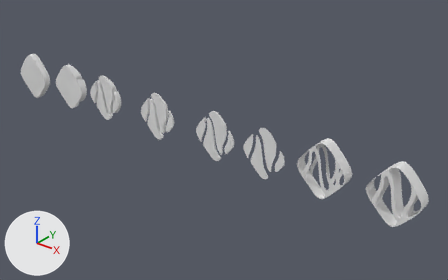
The Blender file wallpaper/soer_logo.blend: old version first, new version second.
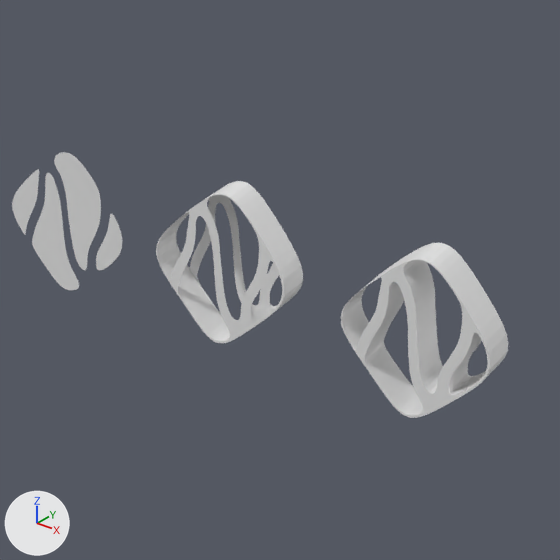
Each version is shown whole from a camera (50 mm lens) standing at (59.68, -39.71, 25.41) and looking at (25.7, 2.76, -0.92), then close up on the part from 53% to 100% of the width and 25% to 100% of the height. Arrows for +X, +Y and +Z are at lower left; the lights stay in place.

Before the edit, the objects in view are built like this:
```python
me_soer_logo_002 = bpy.data.meshes.new('soer_logo.002')
me_soer_logo_002.from_pydata(...)  # 504 vertices, 60 faces; spans x 35.34..39.93, y 0.65..1.82, z -2.0..3.18
me_soer_logo_003 = bpy.data.meshes.new('soer_logo.003')
me_soer_logo_003.from_pydata(...)  # 502 vertices, 262 faces; spans x 35.34..39.93, y 0.52..1.82, z -2.0..3.18
me_sphere_005 = bpy.data.meshes.new('Sphere.005')
me_sphere_005.from_pydata(...)  # 219 vertices, 4 faces, 1 loose edge; spans x 29.85..34.26, y 0.35..0.39, z -1.92..3.06
ob_soer_logo_002 = bpy.data.objects.new('soer_logo.002', me_soer_logo_002)
ob_soer_logo_002.location = (0.0, 0.0, 0.0)
ob_soer_logo_003 = bpy.data.objects.new('soer_logo.003', me_soer_logo_003)
ob_soer_logo_003.location = (6.52, 0.0, 0.0)
ob_sphere_005 = bpy.data.objects.new('Sphere.005', me_sphere_005)
ob_sphere_005.location = (0.0, 0.0, 0.0)
```
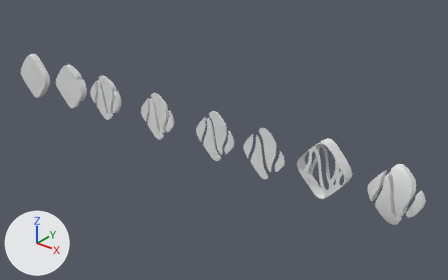
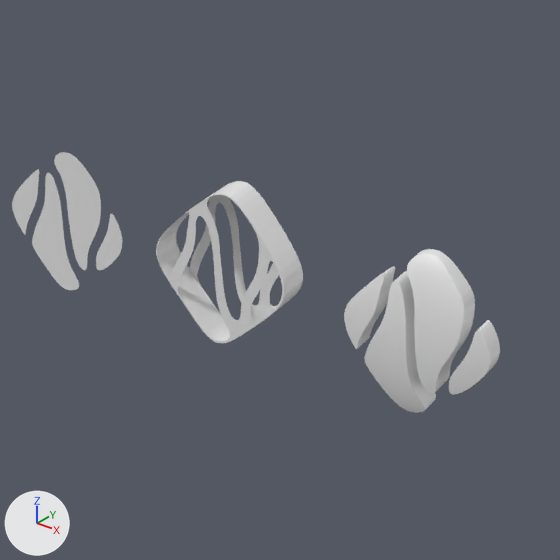
Commit message: chore: update logo

Boxes (x1, y1, x2, y2) around the edits, measured in the close-ups (560 x 560 px):
'Sphere', added: after (344, 249, 500, 413)
'soer_logo.003', hidden: before (341, 243, 508, 418)

What changed in the scene script:
```text
Change me_soer_logo_003:
    where me_soer_logo_003.from_pydata(...)  # 502 vertices, 262 faces; spans x 35.34..39.93, y 0.52..1.82, z -2.0..3.18
    used by ob_soer_logo_003; location = (6.52, 0.0, 0.0)
    me_soer_logo_003 part 1: the whole mesh is scaled about its middle by (1, 2.58, 1), then moved by (6.52, -1.73, 0.0)
Add me_sphere_007:
    me_sphere_007.from_pydata(...)  # 1045 vertices, 770 faces; spans x -2.22..2.26, y -0.58..0.44, z -2.48..2.57
Change ob_soer_logo_003:
    ob_soer_logo_003.location: (6.52, 0.0, 0.0) -> (0.0, 0.0, 0.0)
    add ob_soer_logo_003.hide_set(True)
Add ob_sphere:
    ob_sphere = bpy.data.objects.new('Sphere', me_sphere_007)
    ob_sphere.location = (44.11, 0.95, 0.56)
```
